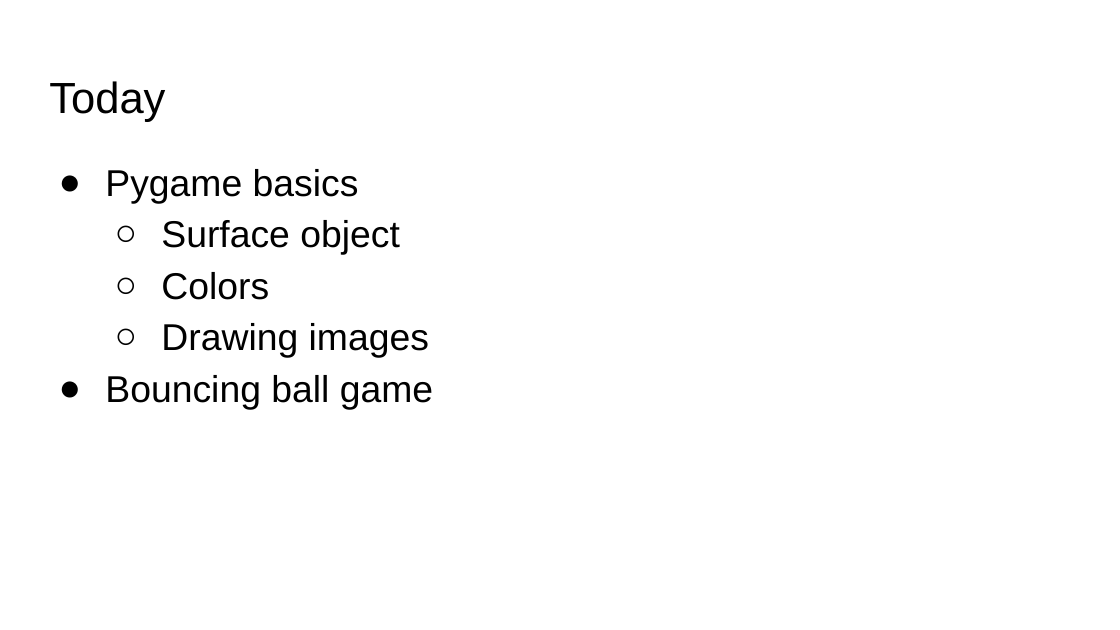
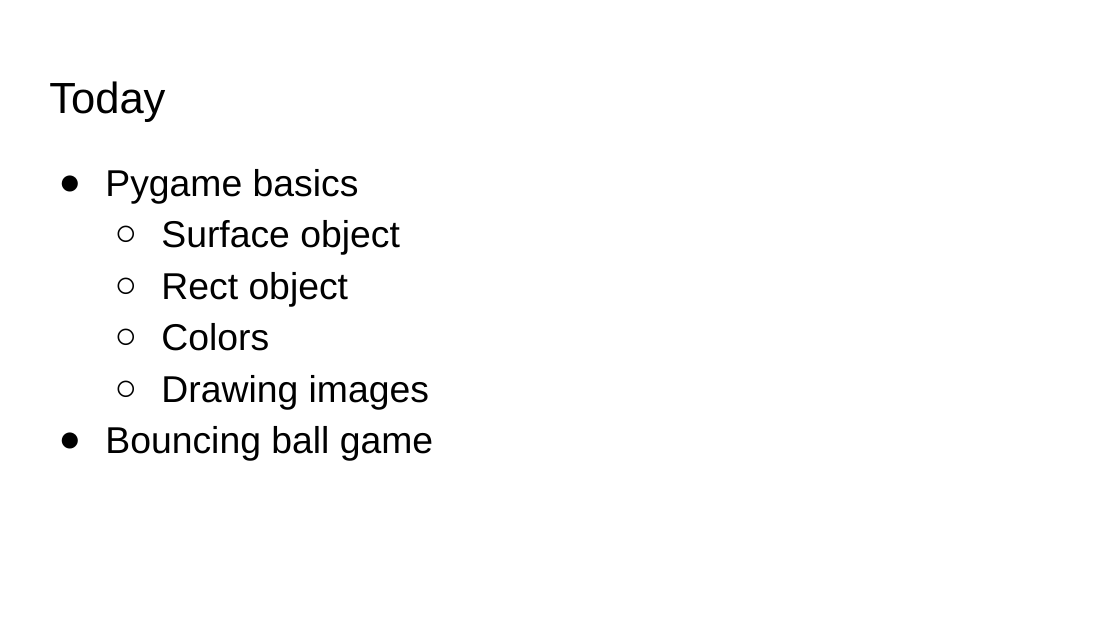
Before and after one commit to zhihongzeng2002/pythongame, a slide deck: slide 6 of 2/Bouncing Ball Game.pptx. Drawn at 1120x630 pixels with LibreOffice and Linux fonts; fonts in the diff are those of the drawing. Boxes give left, top, right and bottom in pixels: in the first picture for what was removed or moved away, otherwise in the second. Text is boxed around its words. In the diff, an @@ line names an element or a change of style, - is before the commit and + after.

```diff
--- a/2/Bouncing Ball Game.pptx
+++ b/2/Bouncing Ball Game.pptx
@@ text at [161,272,349,307]: paragraph added @@
+  ○ Rect object
```
Also in this commit, not shown: 2 other slides changed, 1 slide added.
